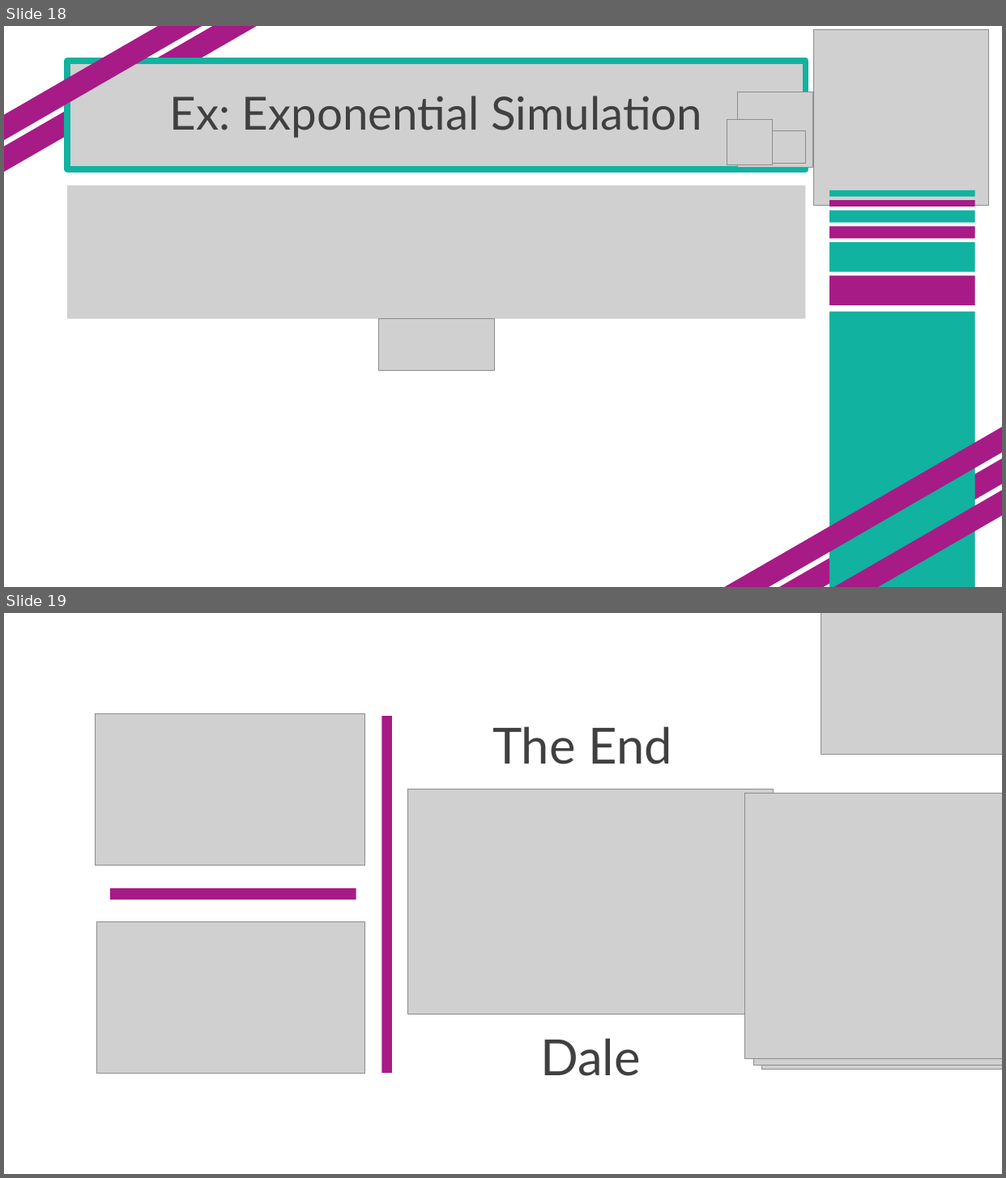
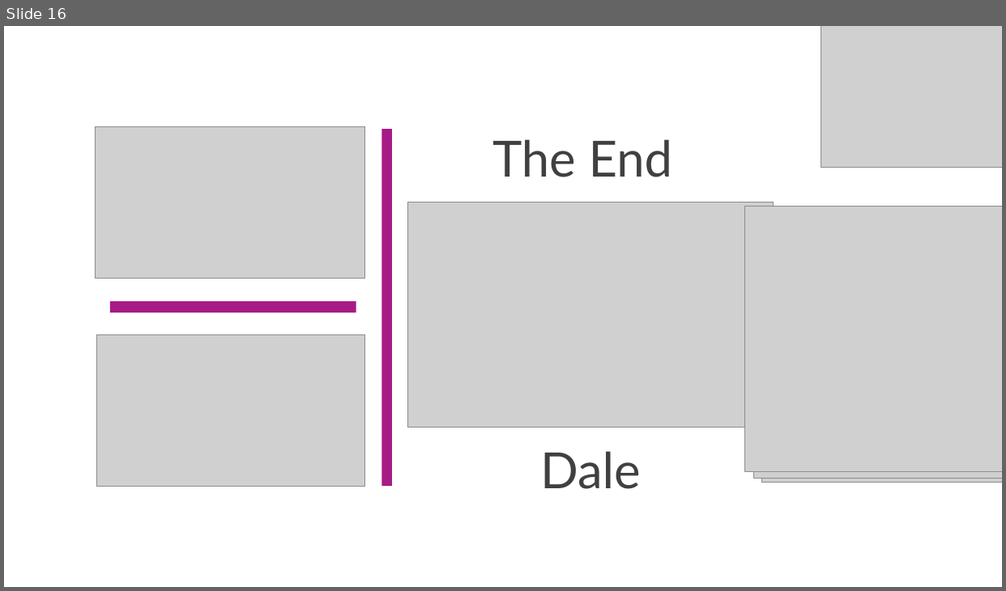
Before and after one commit to SuperMarioGiacomazzo/STOR305_WEBSITE, a slide deck: Lectures/Lecture 29/Lecture 29.pptx. Shown one above the other, each under a label of ours: slides 18 and 19 before the commit, slide 16 after it. The pictures are 1006x1178 and 1006x591 pixels, drawn with LibreOffice and Linux fonts; fonts in the diff are those of the drawing; grey boxes stand for pictures. Boxes give left, top, right and bottom in pixels: in the first picture for what was removed or moved away, otherwise in the second. Text is boxed around its words. In the diff, an @@ line names an element or a change of style, - is before the commit and + after.

```diff
--- a/Lectures/Lecture 29/Lecture 29.pptx
+++ b/Lectures/Lecture 29/Lecture 29.pptx
@@ slide 18 removed at box(4, 26, 1002, 587), background #FFFFFF @@
@@ rectangle removed at box(4, 26, 268, 184) @@
@@ rectangle removed at box(4, 26, 253, 160) @@
@@ picture removed at box(813, 30, 988, 205) @@
@@ picture removed at box(67, 63, 805, 170) @@
@@ title removed at box(68, 61, 806, 169) @@
-Ex: Exponential Simulation
@@ picture removed at box(738, 92, 812, 168) @@
@@ picture removed at box(727, 120, 772, 165) @@
@@ picture removed at box(773, 130, 806, 164) @@
@@ picture removed at box(68, 186, 806, 318) @@
@@ rectangle removed at box(829, 190, 975, 197) @@
@@ rectangle removed at box(829, 200, 975, 207) @@
@@ rectangle removed at box(829, 210, 975, 222) @@
@@ rectangle removed at box(829, 227, 975, 238) @@
@@ rectangle removed at box(829, 242, 975, 272) @@
@@ rectangle removed at box(829, 276, 975, 306) @@
@@ rectangle removed at box(829, 312, 975, 587) @@
@@ picture removed at box(379, 318, 494, 370) @@
@@ rectangle removed at box(701, 408, 1002, 587) @@
@@ rectangle removed at box(765, 431, 1002, 587) @@
@@ rectangle removed at box(778, 455, 1002, 587) @@
@@ what was slide 19 is now slide 16 @@
```
Also in this commit, not shown: 2 other slides removed, 42 other files.
